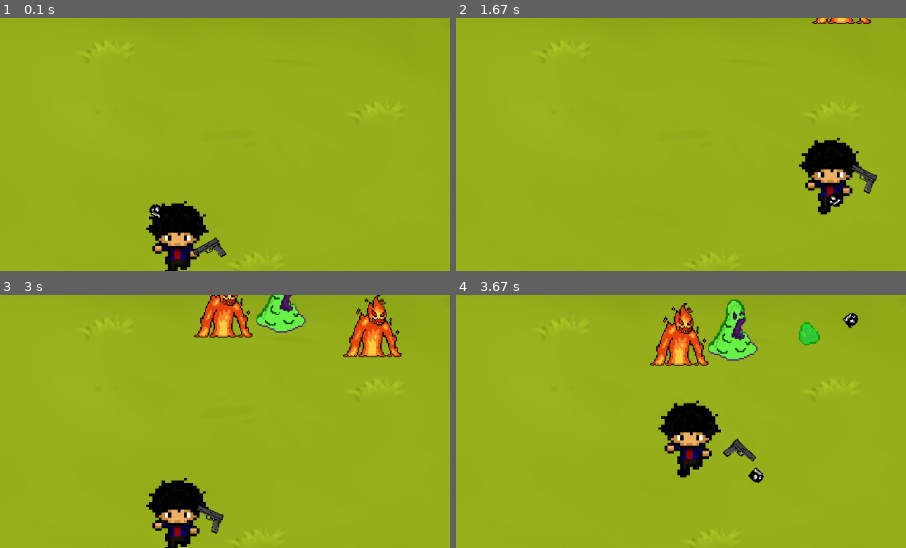
Above: before the commit, frames 1-4 (two rows, left to right).
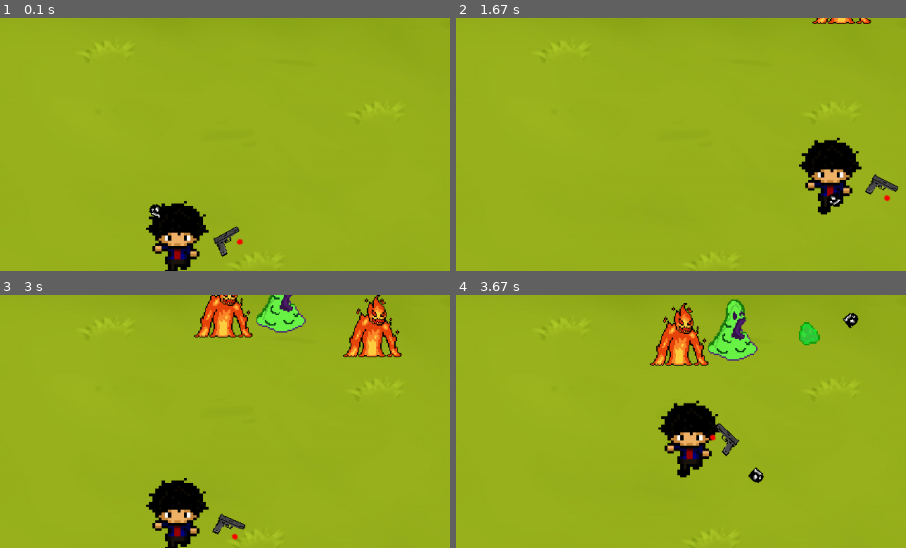
Above: after the commit, the same moments.

Repository: m13w/Legacy_of_Brok
Game: pygame game, started from pygame- game/main.py
Same seed, same stepped clock (60 frames per second), same inputs: the game is played once before the commit and once after it.
Inputs (mouse positions are % of the whole screen's width and height, from its top left):
- Up to frame 1 (0.1 s): no input
- Up to frame 2 (1.67 s): hold D 0.33-0.8 s; move the mouse to (46, 54) at 0.37 s; hold W 0.83-1.13 s; move the mouse to (82, 47) at 0.87 s; hold D 1.17-1.63 s; move the mouse to (50, 57) at 1.2 s
- Up to frame 3 (3 s): hold A 1.67-2.2 s; move the mouse to (26, 51) at 1.7 s; hold S 2.23-2.53 s; move the mouse to (60, 72) at 2.27 s; hold A 2.57-2.97 s; move the mouse to (19, 73) at 2.6 s
- Up to frame 4 (3.67 s): hold W 3-3.37 s; move the mouse to (65, 15) at 3.03 s; hold D from 3.4 s (still down); move the mouse to (87, 85) at 3.43 s
The pictures show only the part of the screen within x 30-80%, y 6-56%; the shares and areas given below are measured in that part.

The runs differ from the first frame. In frame 1, 0.5% of the frame differs, in the area x 42-54%, y 82-95%; in frame 2, 0.5%; in frame 3, 0.5%; in frame 4, 0.5%, in the area x 56-67%, y 50-67%.

Commit message:
file move

Diff:
--- a/pygame- game/assets/load.py
+++ /dev/null
@@ -1,36 +0,0 @@
-import pygame
-
-# Define the base path to your assets folder
-ASSETS_PATH = "Legacy_of_Brok/pygame- game/assets/"
-
-# Load the images
-background_image = pygame.image.load(ASSETS_PATH + "background1.jpg")
-player_image = pygame.image.load(ASSETS_PATH + "character.png")
-enemy_image1 = pygame.image.load(ASSETS_PATH + "enemy.png")
-enemy_image2 = pygame.image.load(ASSETS_PATH + "enemy2.png")
-enemy_image3 = pygame.image.load(ASSETS_PATH + "enemy3.gif")
-
-# Scale the images
-reset_image = pygame.image.load(ASSETS_PATH + "reset.png")
-reset_image = pygame.transform.scale(reset_image, (300, 100))
-
-gun_image = pygame.image.load(ASSETS_PATH + "gun.png")
-gun_image = pygame.transform.scale(gun_image, (80, 80))
-
-gun_image_rev = pygame.image.load(ASSETS_PATH + "gun-rev.png")
-gun_image_rev = pygame.transform.scale(gun_image_rev, (80, 80))
-
-gun_image = pygame.image.load(ASSETS_PATH + "gun-rev.png")
-gun_image = pygame.transform.scale(gun_image, (80, 80))
-
-projectile_image = pygame.image.load(ASSETS_PATH + "bullet.png")
-projectile_image = pygame.transform.scale(projectile_image, (20, 20))
-
-drop_image = pygame.image.load(ASSETS_PATH + "drop.png")
-drop_image = pygame.transform.scale(drop_image, (40, 40))
-
-enemy_images = [
-    pygame.transform.scale(enemy_image1, (100, 100)),
-    pygame.transform.scale(enemy_image2, (100, 100)),
-    pygame.transform.scale(enemy_image3, (100, 100))
-]
--- a/pygame- game/load.py
+++ b/pygame- game/load.py
@@ -17,6 +17,12 @@
 gun_image = pygame.image.load(ASSETS_PATH + "gun.png")
 gun_image = pygame.transform.scale(gun_image, (80, 80))
 
+gun_image_rev = pygame.image.load(ASSETS_PATH + "gun-rev.png")
+gun_image_rev = pygame.transform.scale(gun_image_rev, (80, 80))
+
+gun_image = pygame.image.load(ASSETS_PATH + "gun-rev.png")
+gun_image = pygame.transform.scale(gun_image, (80, 80))
+
 projectile_image = pygame.image.load(ASSETS_PATH + "bullet.png")
 projectile_image = pygame.transform.scale(projectile_image, (20, 20))
 
